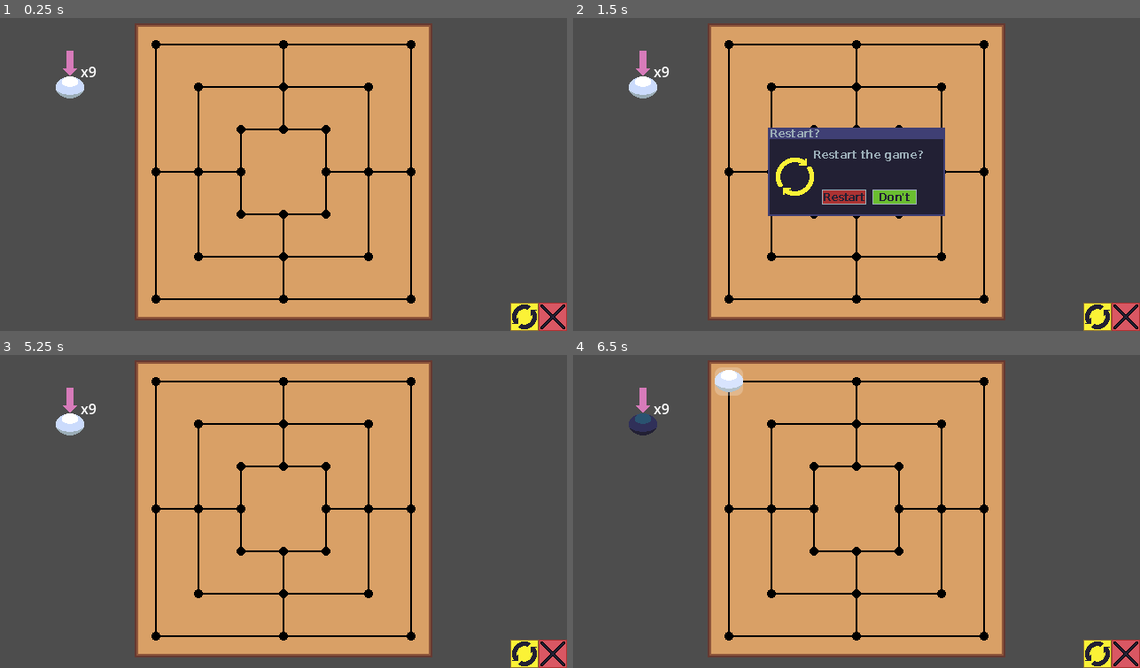
Above: before the commit, frames 1-4 (two rows, left to right).
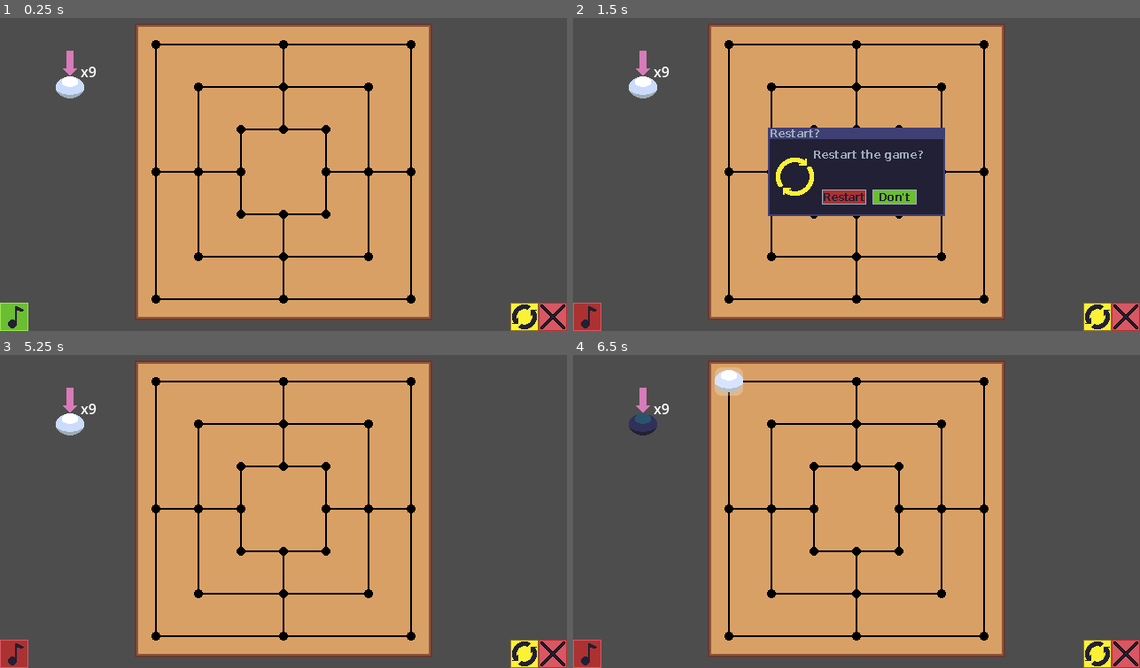
Above: after the commit, the same moments.

Repository: seamuskills/Mens-morris
Game: Godot game, scene res://main.tscn
The game is run twice, just before and just after one commit, with the same random seed, the same clock (stepped at 60 frames per second) and the same inputs. Sound files missing from this copy of the repository are replaced by a short silence.
Inputs (mouse positions are in pixels of both pictures, inside the frame that each line leads up to):
- Up to frame 1 (0.25 s): no input
- Up to frame 2 (1.5 s): click (1094, 315) at 0.5 s; click (584, 315) at 1.27 s
- Up to frame 3 (5.25 s): click (521, 652) at 2 s; click (521, 652) at 2.75 s; click (272, 533) at 3.52 s; click (272, 533) at 4.27 s; click (272, 533) at 5 s
- Up to frame 4 (6.5 s): click (731, 380) at 5.77 s

The runs differ from the first frame. In frame 1, 0.5% of the frame differs, in the area x 0-5%, y 90-100%; in frame 2, 0.5%; in frame 3, 0.5%; in frame 4, 0.5%.

Commit message:
music added

Diff:
--- a/main.tscn
+++ b/main.tscn
@@ -1,9 +1,69 @@
-[gd_scene load_steps=2 format=3 uid="uid://r4dy06tflbb"]
+[gd_scene load_steps=19 format=3 uid="uid://r4dy06tflbb"]
 
 [ext_resource type="PackedScene" uid="uid://buoyrsbf4g6d7" path="res://game_manager.tscn" id="1_bmnji"]
+[ext_resource type="Texture2D" uid="uid://cts0whyacif71" path="res://sprites/music on.png" id="2_68ua5"]
+[ext_resource type="Script" path="res://music_manager.gd" id="3_7rtde"]
+[ext_resource type="AudioStream" uid="uid://bekdgtsqt02vr" path="res://music/bounce.mp3" id="3_bq12k"]
+[ext_resource type="AudioStream" uid="uid://b70flvu4ocii8" path="res://music/chipblue.mp3" id="4_wohls"]
+[ext_resource type="AudioStream" uid="uid://my7eak25ppmt" path="res://music/pop.mp3" id="5_hbfht"]
+
+[sub_resource type="StyleBoxEmpty" id="StyleBoxEmpty_mxyev"]
+
+[sub_resource type="StyleBoxEmpty" id="StyleBoxEmpty_7rpsb"]
+
+[sub_resource type="StyleBoxEmpty" id="StyleBoxEmpty_1fmnl"]
+
+[sub_resource type="StyleBoxEmpty" id="StyleBoxEmpty_201xx"]
+
+[sub_resource type="StyleBoxEmpty" id="StyleBoxEmpty_mab3k"]
+
+[sub_resource type="StyleBoxEmpty" id="StyleBoxEmpty_66wvm"]
+
+[sub_resource type="StyleBoxEmpty" id="StyleBoxEmpty_3x633"]
+
+[sub_resource type="StyleBoxEmpty" id="StyleBoxEmpty_nsqb8"]
+
+[sub_resource type="StyleBoxEmpty" id="StyleBoxEmpty_mttqa"]
+
+[sub_resource type="StyleBoxEmpty" id="StyleBoxEmpty_tph3f"]
+
+[sub_resource type="StyleBoxEmpty" id="StyleBoxEmpty_1ghbw"]
+
+[sub_resource type="AudioStreamPlaylist" id="AudioStreamPlaylist_vl3tv"]
+shuffle = true
+stream_count = 3
+stream_0 = ExtResource("3_bq12k")
+stream_1 = ExtResource("4_wohls")
+stream_2 = ExtResource("5_hbfht")
 
 [node name="Node2D" type="Node2D"]
 
 [node name="Camera2D" type="Camera2D" parent="."]
 
 [node name="GameManager" parent="." instance=ExtResource("1_bmnji")]
+
+[node name="Music Manager" type="Button" parent="."]
+offset_left = -320.0
+offset_top = 148.0
+offset_right = -288.0
+offset_bottom = 180.0
+theme_override_styles/focus = SubResource("StyleBoxEmpty_mxyev")
+theme_override_styles/disabled_mirrored = SubResource("StyleBoxEmpty_7rpsb")
+theme_override_styles/disabled = SubResource("StyleBoxEmpty_1fmnl")
+theme_override_styles/hover_pressed_mirrored = SubResource("StyleBoxEmpty_201xx")
+theme_override_styles/hover_pressed = SubResource("StyleBoxEmpty_mab3k")
+theme_override_styles/hover_mirrored = SubResource("StyleBoxEmpty_66wvm")
+theme_override_styles/hover = SubResource("StyleBoxEmpty_3x633")
+theme_override_styles/pressed_mirrored = SubResource("StyleBoxEmpty_nsqb8")
+theme_override_styles/pressed = SubResource("StyleBoxEmpty_mttqa")
+theme_override_styles/normal_mirrored = SubResource("StyleBoxEmpty_tph3f")
+theme_override_styles/normal = SubResource("StyleBoxEmpty_1ghbw")
+icon = ExtResource("2_68ua5")
+script = ExtResource("3_7rtde")
+
+[node name="AudioStreamPlayer2D" type="AudioStreamPlayer2D" parent="Music Manager"]
+stream = SubResource("AudioStreamPlaylist_vl3tv")
+volume_db = -5.0
+autoplay = true
+
+[connection signal="pressed" from="Music Manager" to="Music Manager" method="_on_pressed"]
--- /dev/null
+++ b/music_manager.gd
@@ -0,0 +1,8 @@
+extends Button
+
+var textures = [preload("res://sprites/music_off.png"), preload("res://sprites/music on.png")]
+@onready var stream = $AudioStreamPlayer2D
+
+func _on_pressed() -> void:
+	stream.playing = not stream.playing
+	icon = textures[int(stream.playing)]
Not shown, added: music/bounce.mp3.import
Not shown, added: music/chipblue.mp3.import
Not shown, added: music/pop.mp3.import
Binary file added: sprites/music on.png
Not shown, added: sprites/music on.png.import
Binary file added: sprites/music_off.png
Not shown, added: sprites/music_off.png.import
Not shown, added: music/bounce.mp3
Not shown, added: music/chipblue.mp3
Not shown, added: music/pop.mp3
